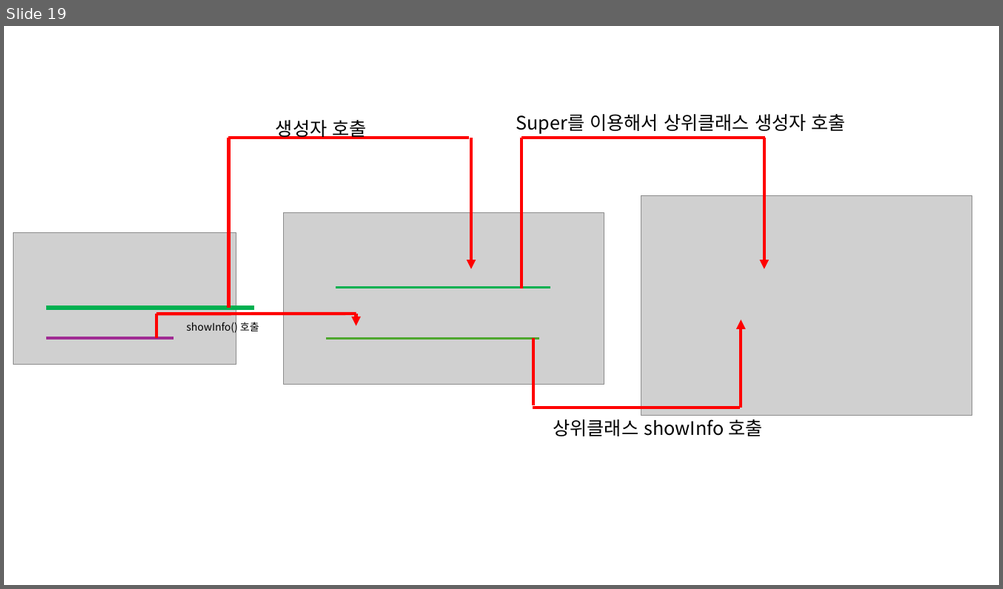
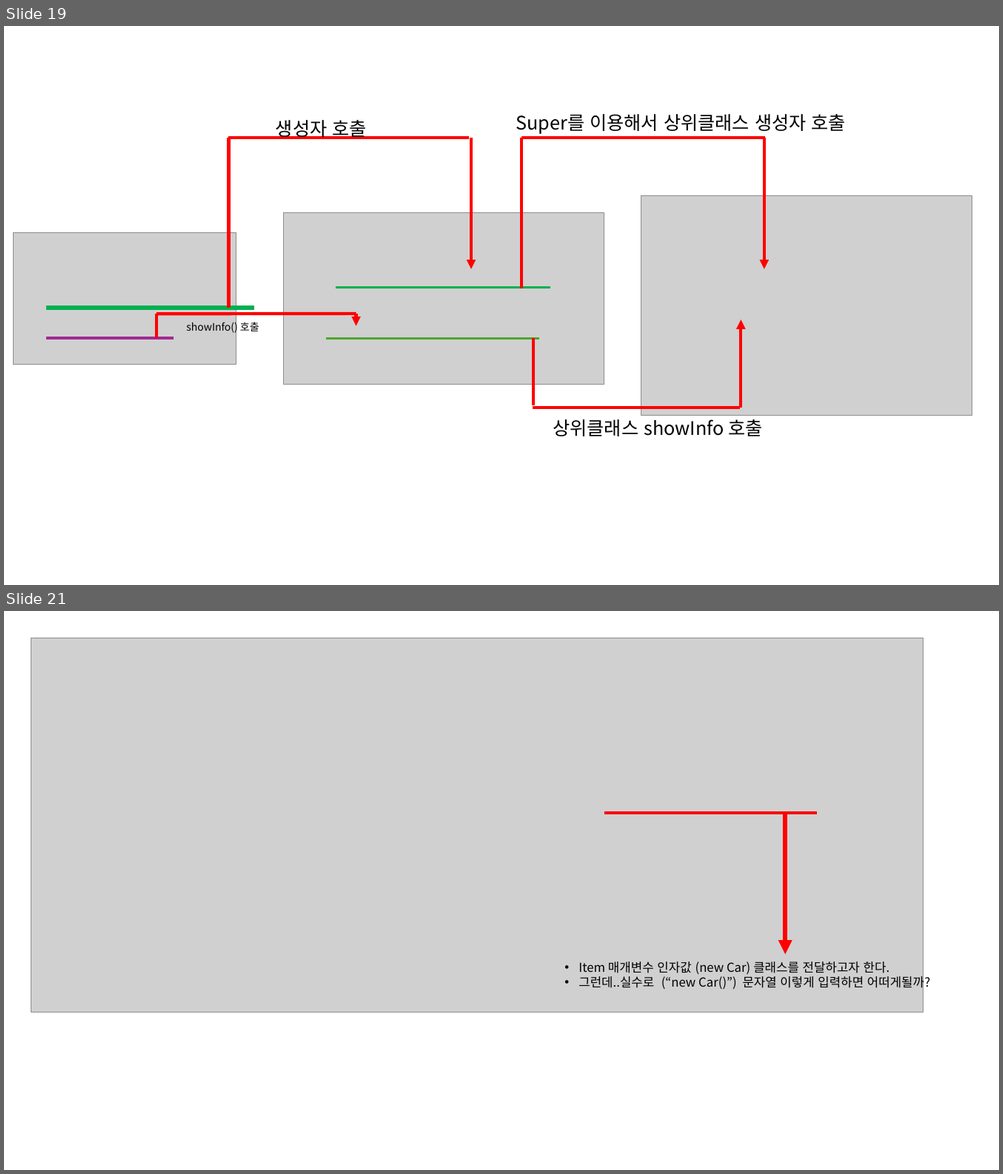
Before and after one commit to sinaboro/Java_20251020, a slide deck: java수업.pptm. Shown one above the other, each under a label of ours: slide 19 before the commit, slides 19 and 21 after it; the slides between them are not shown. The pictures are 1003x589 and 1003x1174 pixels, drawn with LibreOffice and Linux fonts; fonts in the diff are those of the drawing; grey boxes stand for pictures. Boxes give left, top, right and bottom in pixels: in the first picture for what was removed or moved away, otherwise in the second. Text is boxed around its words. In the diff, an @@ line names an element or a change of style, - is before the commit and + after.

```diff
--- a/java수업.pptm
+++ b/java수업.pptm
@@ slide 21 added at (4, 611, 999, 1170), background #FFFFFF @@
@@ picture added at (31, 638, 922, 1012) @@
@@ line added from (604, 813) to (817, 813), #FF0000 3 pt @@
@@ arrow added from (785, 813) to (785, 954), #FF0000 4.5 pt @@
@@ text added at (578, 962, 930, 991), 12 pt, text #000000 @@
+• Item 매개변수 인자값 (new Car) 클래스를 전달하고자 한다.
+• 그런데..실수로 (“new Car()”) 문자열 이렇게 입력하면 어떠게될까?
```
Also in this commit, not shown: 1 other slide added, 13 other files.
